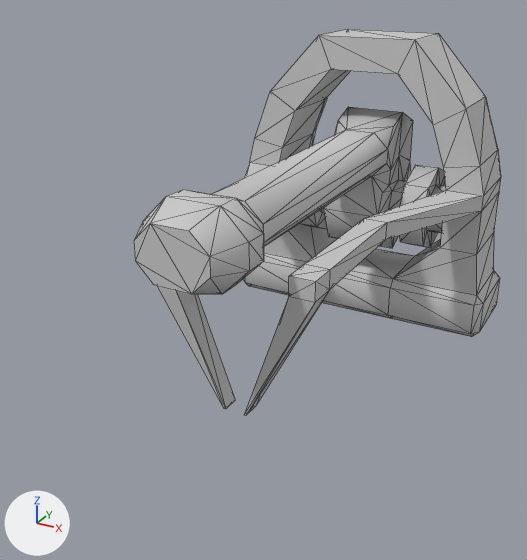
The FBX model GGJUnityProject/Assets/Parts/lev3.FBX: old version first, new version second.
The view is the same before and after, from a camera (50 mm lens) standing at (60.4, -130.3, 58.4) and looking at (-3.6, -13.9, 0.2). The axes (+X, +Y, +Z) are drawn at lower left. The lights are the same throughout. Mesh edges are drawn as thin lines.

Objects in the first picture: 'lvl3'.
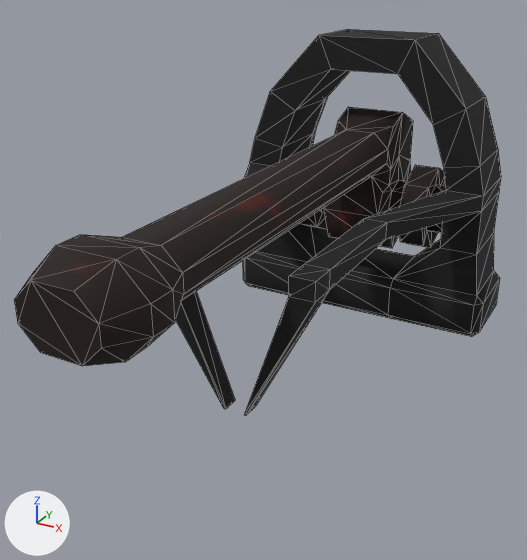
The newer file is also turned or shifted as a whole; pictures and numbers use the older file's frame.

Where the change shows, as pixel boxes [x1, y1, x2, y2] in the pictures (527 x 560 px; the box of a moved part takes in the faces that stretch with it):
```json
{"object": "lvl3", "change": "surface changed, reshaped", "before": [134, 29, 501, 416], "after": [14, 29, 501, 416], "on screen": "grey to black, 33% wider"}
{"part": 1, "of": "me_mesh", "change": "moved or reshaped", "before": [134, 189, 264, 294], "after": [14, 235, 174, 366]}
{"part": 2, "of": "me_mesh", "change": "moved or reshaped", "before": [213, 130, 388, 246], "after": [85, 130, 388, 323]}
```

The change, as JSON lines over the scene's bpy script:
```json
{"op": "add", "block": "img_bosstexture_psd", "code": ["img_bosstexture_psd = load_image('BossTexture.PSD', '../Materials/BossTexture.png', 2048, 2048, 'sRGB')"]}
{"op": "remove", "block": "mat_01___default", "code": "mat_01___default.base_color = (0.588, 0.588, 0.588)  # light grey #cacaca"}
{"op": "add", "block": "mat_01___default", "code": "mat_01___default.texture = img_bosstexture_psd"}
{"block": "me_mesh", "where": "me_mesh.from_pydata(...)  # 303 vertices, 600 faces; spans x -48.5..48.5, y -42.9..42.9, z -31.7..31.7"}
{"block": "me_mesh", "where": "# used by ob_lvl3; location = (0.0, 0.0, 0.0); rotation_euler = (-1.571, 0.0, -1.571), in degrees (-90, 0, -90); scale = (-1.0, -1.0, -1.0)"}
{"block": "me_mesh", "change": "me_mesh part 1: all 24 vertices in x -48.5..-37.7, y 10.4..24.8, z -9.5..10.1 are moved by (-24.0, 0.0, 0.0)"}
{"block": "me_mesh", "change": "me_mesh part 2: all 8 vertices in x -32.4, y 12.6..22.6, z -6.5..7.1 are moved by (-22.7, 0.0, 0.0)"}
```
